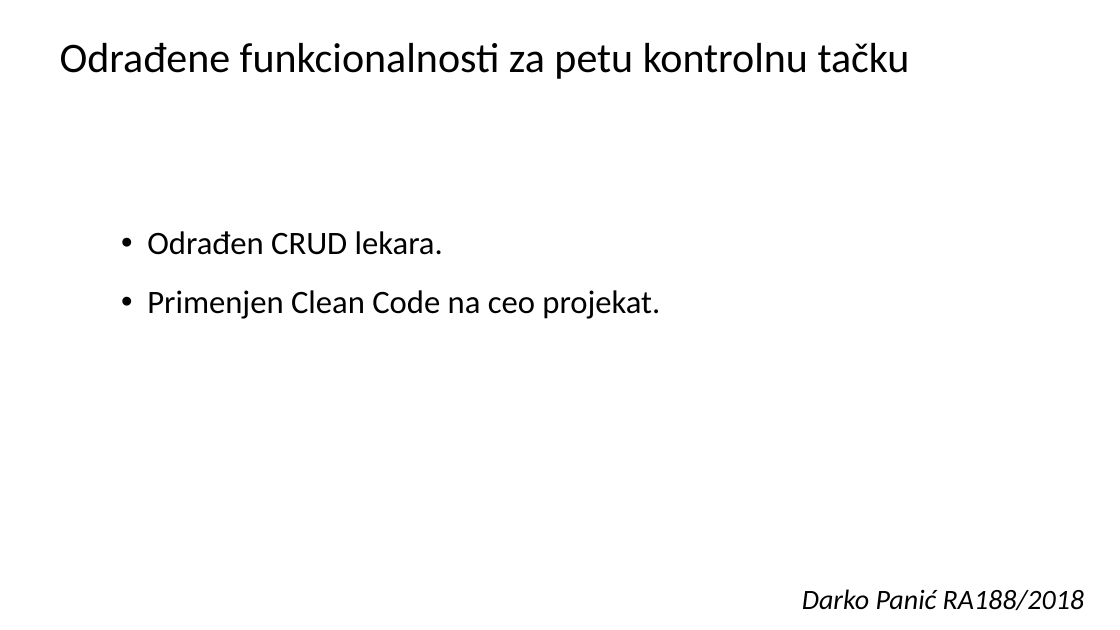
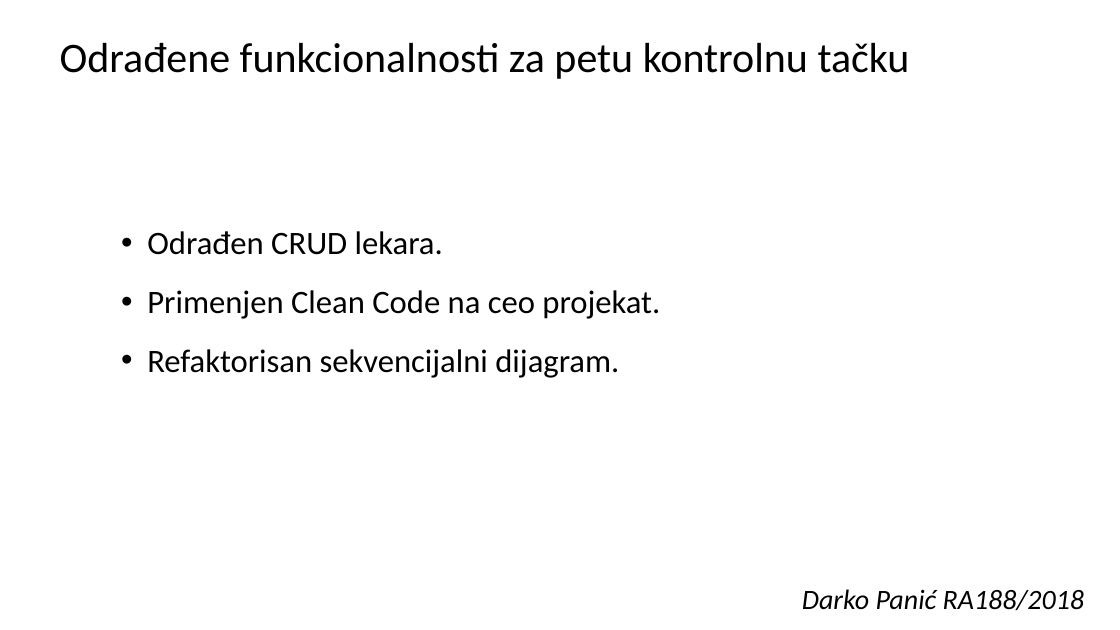
Before and after one commit to MirkoVojinovicRA182/Informacioni-sistem-bolnice, a slide deck: slide 4 of Izveštaj pete kontrolne tačke.pptx. Drawn at 1120x630 pixels with LibreOffice and Linux fonts; fonts in the diff are those of the drawing. Boxes give left, top, right and bottom in pixels: in the first picture for what was removed or moved away, otherwise in the second. Text is boxed around its words. In the diff, an @@ line names an element or a change of style, - is before the commit and + after.

```diff
--- a/Izveštaj pete kontrolne tačke.pptx
+++ b/Izveštaj pete kontrolne tačke.pptx
@@ text at (x1=147, y1=349, x2=619, y2=378): paragraph added @@
+• Refaktorisan sekvencijalni dijagram.
```
Also in this commit, not shown: 1 other file.
